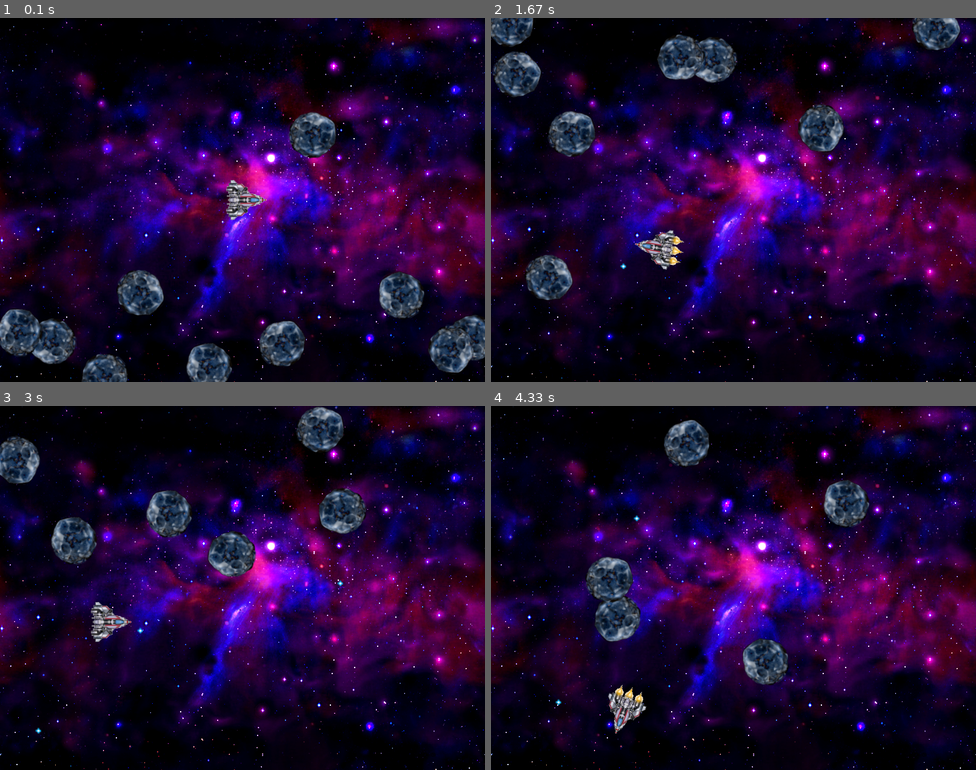
Above: before the commit, frames 1-4 (two rows, left to right).
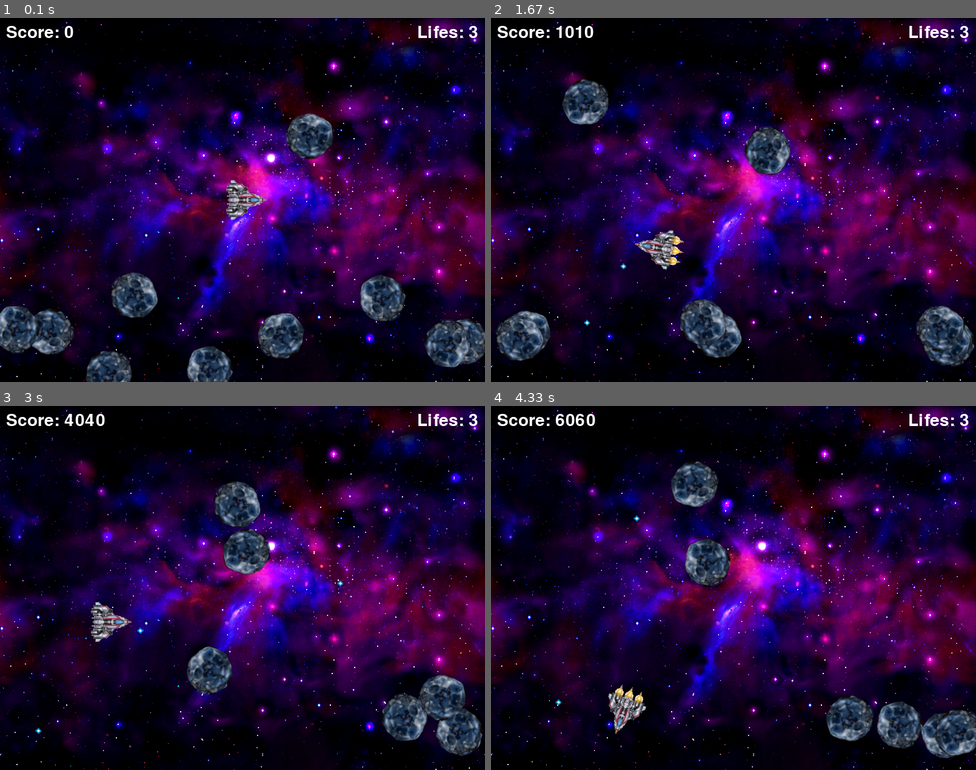
Above: after the commit, the same moments.

Repository: gram2005/python-pygame-asteroids
Game: pygame game, started from game.py
The game is run twice, just before and just after one commit, with the same random seed, the same clock (stepped at 60 frames per second) and the same inputs.
Inputs:
- Up to frame 1 (0.1 s): no input
- Up to frame 2 (1.67 s): tap Space at 0.33, 0.73, 1.03, 1.23, 1.57 s; hold Right 0.67-1.13 s; hold Up 1.17-1.47 s; hold Right from 1.5 s (still down)
- Up to frame 3 (3 s): tap Space at 1.87, 2.07, 2.37, 2.63, 2.93 s; release Right at 1.97 s; hold Left 2-2.53 s; hold Left 2.57-2.97 s
- Up to frame 4 (4.33 s): hold Up 3-3.37 s; tap Space at 3.07, 3.47, 3.77, 4.13 s; hold Right 3.4-4.03 s; hold Left from 4.07 s (still down)

The runs differ from the first frame. In frame 1, 7.6% of the frame differs, in the area x 0-100%, y 2-100%; in frame 2, 12%, in the area x 0-100%, y 0-96%; in frame 3, 11%; in frame 4, 9.9%.

Commit message:
added life and score text on screen

Diff:
--- a/game.py
+++ b/game.py
@@ -10,6 +10,8 @@
 white = (255, 255, 255)
 green = (0, 255, 0)
 red = (255, 0, 0)
+num_of_lifes = 3
+score = 0
 
 #default_image_path = os.path.abspath(os.path.join(os.path.dirname(__file__), '..', 'sprites'))
 
@@ -17,26 +19,28 @@
 screen = pygame.display.set_mode([800, 600])
 pygame.display.set_caption("Arto asteroidai")
 clock = pygame.time.Clock()
+basicFont = pygame.font.SysFont(None, 42)
 
-ateroids_num = 10
-aster_list = []
+max_num_of_ateroids = 10
+asteroid_list = []
 missile_list = []
+ateroid_timer = 0
+done = False
 
 #images
 bg = Base_image("bg_nebula_blue.png")
 ship = Ship("ship1.png", "ship2.png", 400, 300)
-for x in range(ateroids_num):
-    aster = Asteroid("asteroid_blue.png")
-    aster_list.append(aster)
+for x in range(max_num_of_ateroids):
+    asteroid = Asteroid("asteroid_blue.png")
+    asteroid_list.append(asteroid)
 
 
-done = False
+
 
 
 ################################################################################
 while done == False:
     # event processing
-    # print(ship.display_image.get_rect())
     for event in pygame.event.get():
         if event.type == pygame.QUIT:
             done = True
@@ -69,38 +73,60 @@
 ################################################################################
     # game logic
 
-    rem_aster_list = []
+    rem_asteroid_list = []
     rem_missile_list = []
-    for aster in aster_list:
-        for mis in missile_list:
-            if mis.check_collision(aster):
-                rem_missile_list.append(mis)
-                rem_aster_list.append(aster)
+    for asteroid in asteroid_list:
+        for missile in missile_list:
+            if missile.check_collision(asteroid):
+                rem_missile_list.append(missile)
+                rem_asteroid_list.append(asteroid)
+                score += 1010
 
-        if ship.check_collision(aster):
-            rem_aster_list.append(aster)
+        if ship.check_collision(asteroid):
+            rem_asteroid_list.append(asteroid)
+            num_of_lifes -= 1
 
-    for mis in rem_missile_list:
-        missile_list.remove(mis)
+    for missile in rem_missile_list:
+        try:
+            missile_list.remove(missile)
+        except:
+            pass
 
-    for aster in rem_aster_list:
-        aster_list.remove(aster)
+    for asteroid in rem_asteroid_list:
+        try:
+            asteroid_list.remove(asteroid)
+        except:
+            pass
 
     rem_missile_list = []
-    for mis in missile_list:
-        if mis.is_alive():
-            mis.update()
+    for missile in missile_list:
+        if missile.is_alive():
+            missile.update()
         else:
-            rem_missile_list.append(mis)
+            rem_missile_list.append(missile)
 
-    for mis in rem_missile_list:
-        missile_list.remove(mis)
-
+    for missile in rem_missile_list:
+        try:
+            missile_list.remove(missile)
+        except:
+            pass
 
     ship.update()
 
-    for aster in aster_list:
-        aster.update()
+    if len(asteroid_list) < max_num_of_ateroids:
+        ateroid_timer += 1
+
+    if ateroid_timer == 60:
+        asteroid = Asteroid("asteroid_blue.png")
+        asteroid_list.append(asteroid)
+        ateroid_timer = 0
+
+    for asteroid in asteroid_list:
+        asteroid.update()
+
+    life_text = basicFont.render('Lifes: ' + str(num_of_lifes), True, white)
+    score_text = basicFont.render('Score: ' + str(score), True, white)
+
 
 ################################################################################
     # drawing
@@ -109,11 +135,14 @@
     bg.draw(screen)
     ship.draw(screen)
 
-    for aster in aster_list:
-        aster.draw(screen)
+    for asteroid in asteroid_list:
+        asteroid.draw(screen)
 
-    for mis in missile_list:
-            mis.draw(screen)
+    for missile in missile_list:
+            missile.draw(screen)
+
+    screen.blit(life_text, (688,10))
+    screen.blit(score_text, (10,10))
 
     pygame.display.flip()
 
--- a/spaceobjects.py
+++ b/spaceobjects.py
@@ -92,8 +92,8 @@
     def __init__(self, image):
         x = random.randrange(0, 800)
         y = random.randrange(0, 600)
-        v_x = random.random()*6 - 3
-        v_y = random.random()*6 - 3
+        v_x = random.randrange(-3, 3) * random.random()
+        v_y = random.randrange(-3, 3) * random.random()
         angle = random.randrange(0, 360)
         angle_speed = random.randrange(-10, 10)
         Base_image.__init__(self, image, x, y, v_x, v_y, angle, angle_speed)
